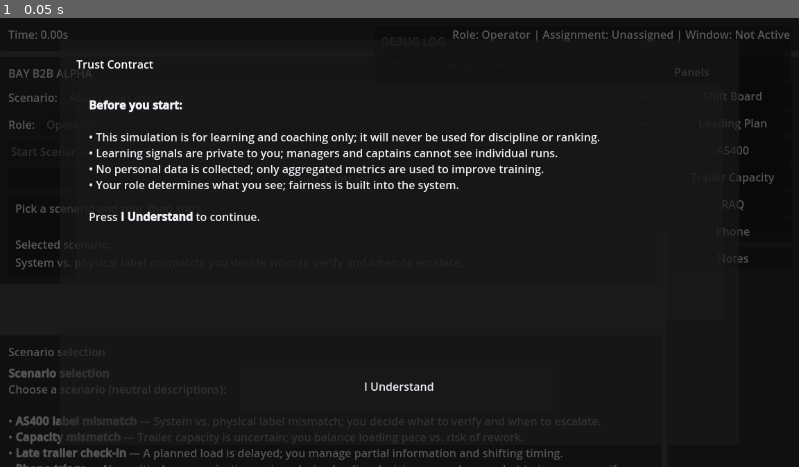
Above: before the commit, frame 1.
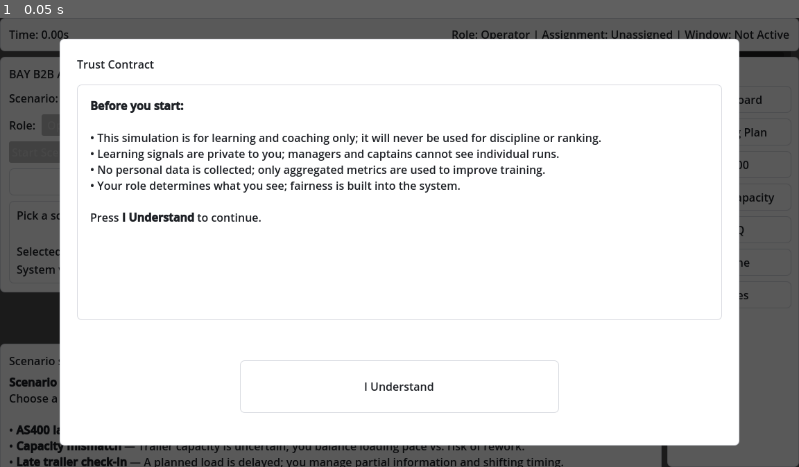
Above: after the commit, the same moment.

Repository: donotworryitisme-boop/wots-alpha
Game: Godot game, scene res://scenes/Main.tscn
Two runs of this game, one before a commit and one after it. Both use one fixed random seed, a clock stepped at 60 frames per second and the inputs below.
Inputs:
- Up to frame 1 (0.05 s): no input

The runs differ from the first frame. In frame 1, 96% of the frame differs, in the area x 0-100%, y 0-100%.

Commit message:
wots-bay-b2b-fancy-looking

Diff:
--- a/scripts/BayUI.gd
+++ b/scripts/BayUI.gd
@@ -96,6 +96,15 @@
 
 	if explain_toggle != null:
 		explain_toggle.toggled.connect(_on_explain_toggled)
+		_init_panel_nodes_and_buttons()
+
+	_set_setup_guidance()
+	_update_top_time(0.0)
+	_update_strip_text()
+
+	# Apply 1.3s delay and setup tooltips
+	ProjectSettings.set_setting("gui/timers/tooltip_delay_sec", 1.3)
+	_setup_tooltips()
 
 	_init_panel_nodes_and_buttons()
 
@@ -443,3 +452,18 @@
 			_session.call("panel_opened", name)
 		else:
 			_session.call("panel_closed", name)
+func _setup_tooltips() -> void:
+	if btn_shift_board != null:
+		btn_shift_board.tooltip_text = "Shift Board\nProvides staffing, breaks, and key tasks."
+	if btn_loading_plan != null:
+		btn_loading_plan.tooltip_text = "Loading Plan\nShows planned loads, priorities, and constraints."
+	if btn_as400 != null:
+		btn_as400.tooltip_text = "AS400\nSystem lookups and current status."
+	if btn_trailer_capacity != null:
+		btn_trailer_capacity.tooltip_text = "Trailer Capacity\nDisplays cube/weight and remaining space."
+	if btn_raq != null:
+		btn_raq.tooltip_text = "RAQ\nShows Requests, Adjustments, and Questions."
+	if btn_phone != null:
+		btn_phone.tooltip_text = "Phone\nIncoming calls and messages needing attention."
+	if btn_notes != null:
+		btn_notes.tooltip_text = "Notes\nScratchpad to jot down what you noticed."
--- a/ui/TrustContract.tscn
+++ b/ui/TrustContract.tscn
@@ -1,79 +1,88 @@
-[gd_scene load_steps=3 format=3]
+[gd_scene load_steps=3 format=3 uid="uid://boq1abrvkgbbw"]
 
-[ext_resource type="Script" path="res://scripts/TrustContract.gd" id="1"]
-[ext_resource type="Theme" path="res://ui/UITheme.tres" id="2"]
+[ext_resource type="Script" uid="uid://dbg8uk1qnu80w" path="res://scripts/TrustContract.gd" id="1"]
+[ext_resource type="Theme" uid="uid://cf64j1rmwrhb1" path="res://ui/UITheme.tres" id="2"]
 
 [node name="TrustContract" type="CanvasLayer"]
 layer = 10
 script = ExtResource("1")
 
 [node name="Dimmer" type="ColorRect" parent="."]
+anchors_preset = 15
 anchor_right = 1.0
 anchor_bottom = 1.0
-mouse_filter = 0
 color = Color(0, 0, 0, 0.65)
 
 [node name="Root" type="Control" parent="."]
+layout_mode = 3
+anchors_preset = 15
 anchor_right = 1.0
 anchor_bottom = 1.0
 mouse_filter = 2
 theme = ExtResource("2")
 
 [node name="Center" type="CenterContainer" parent="Root"]
+layout_mode = 0
 anchor_right = 1.0
 anchor_bottom = 1.0
 mouse_filter = 2
 
 [node name="Panel" type="PanelContainer" parent="Root/Center"]
 custom_minimum_size = Vector2(980, 560)
+layout_mode = 2
 mouse_filter = 2
 
 [node name="Margin" type="MarginContainer" parent="Root/Center/Panel"]
+layout_mode = 2
+mouse_filter = 2
 theme_override_constants/margin_left = 24
 theme_override_constants/margin_top = 24
 theme_override_constants/margin_right = 24
 theme_override_constants/margin_bottom = 24
-mouse_filter = 2
 
 [node name="VBox" type="VBoxContainer" parent="Root/Center/Panel/Margin"]
+layout_mode = 2
+mouse_filter = 2
 theme_override_constants/separation = 18
-mouse_filter = 2
 
 [node name="Title" type="Label" parent="Root/Center/Panel/Margin/VBox"]
+layout_mode = 2
+mouse_filter = 0
 text = "Trust Contract"
-mouse_filter = 0
 
 [node name="BodyPanel" type="PanelContainer" parent="Root/Center/Panel/Margin/VBox"]
 custom_minimum_size = Vector2(0, 340)
+layout_mode = 2
 size_flags_vertical = 3
 mouse_filter = 2
 
 [node name="BodyMargin" type="MarginContainer" parent="Root/Center/Panel/Margin/VBox/BodyPanel"]
+layout_mode = 2
+mouse_filter = 2
 theme_override_constants/margin_left = 18
 theme_override_constants/margin_top = 18
 theme_override_constants/margin_right = 18
 theme_override_constants/margin_bottom = 18
-mouse_filter = 2
 
 [node name="Body" type="RichTextLabel" parent="Root/Center/Panel/Margin/VBox/BodyPanel/BodyMargin"]
+layout_mode = 2
+size_flags_vertical = 3
 bbcode_enabled = true
-scroll_active = true
-size_flags_vertical = 3
-mouse_filter = 0
 
 [node name="Spacer" type="Control" parent="Root/Center/Panel/Margin/VBox"]
+layout_mode = 2
 size_flags_vertical = 3
-mouse_filter = 0
 
 [node name="ButtonCenter" type="CenterContainer" parent="Root/Center/Panel/Margin/VBox"]
 custom_minimum_size = Vector2(0, 120)
+layout_mode = 2
 mouse_filter = 2
 
 [node name="AcceptButton" type="Button" parent="Root/Center/Panel/Margin/VBox/ButtonCenter"]
 custom_minimum_size = Vector2(460, 76)
+layout_mode = 2
+mouse_filter = 2
+mouse_default_cursor_shape = 2
 text = "I Understand"
-mouse_filter = 2
-focus_mode = 2
-mouse_default_cursor_shape = 2
 
 [connection signal="pressed" from="Root/Center/Panel/Margin/VBox/ButtonCenter/AcceptButton" to="." method="_on_accept_pressed"]
--- a/ui/UITheme.tres
+++ b/ui/UITheme.tres
@@ -6,92 +6,105 @@
 border_width_top = 2
 border_width_right = 2
 border_width_bottom = 2
-border_color = Color(0.25, 0.75, 1, 1)
-corner_radius_top_left = 8
-corner_radius_top_right = 8
-corner_radius_bottom_right = 8
-corner_radius_bottom_left = 8
+border_color = Color(0, 0.51, 0.76, 1)
+corner_radius_top_left = 6
+corner_radius_top_right = 6
+corner_radius_bottom_right = 6
+corner_radius_bottom_left = 6
 
 [sub_resource type="StyleBoxFlat" id="StyleBoxFlat_ButtonHover"]
 content_margin_left = 16.0
 content_margin_top = 8.0
 content_margin_right = 16.0
 content_margin_bottom = 8.0
-bg_color = Color(0.12, 0.13, 0.15, 1)
+bg_color = Color(0.96, 0.96, 0.95, 1)
 border_width_left = 1
 border_width_top = 1
 border_width_right = 1
 border_width_bottom = 1
-border_color = Color(0.22, 0.24, 0.28, 1)
-corner_radius_top_left = 8
-corner_radius_top_right = 8
-corner_radius_bottom_right = 8
-corner_radius_bottom_left = 8
+border_color = Color(0.85, 0.86, 0.88, 1)
+corner_radius_top_left = 6
+corner_radius_top_right = 6
+corner_radius_bottom_right = 6
+corner_radius_bottom_left = 6
+
+[sub_resource type="StyleBoxFlat" id="StyleBoxFlat_ButtonNormal"]
+content_margin_left = 16.0
+content_margin_top = 8.0
+content_margin_right = 16.0
+content_margin_bottom = 8.0
+bg_color = Color(1, 1, 1, 1)
+border_width_left = 1
+border_width_top = 1
+border_width_right = 1
+border_width_bottom = 1
+border_color = Color(0.85, 0.86, 0.88, 1)
+corner_radius_top_left = 6
+corner_radius_top_right = 6
+corner_radius_bottom_right = 6
+corner_radius_bottom_left = 6
 
 [sub_resource type="StyleBoxFlat" id="StyleBoxFlat_ButtonPressed"]
 content_margin_left = 16.0
 content_margin_top = 8.0
 content_margin_right = 16.0
 content_margin_bottom = 8.0
-bg_color = Color(0.09, 0.1, 0.12, 1)
+bg_color = Color(0.92, 0.93, 0.94, 1)
 border_width_left = 1
 border_width_top = 1
 border_width_right = 1
 border_width_bottom = 1
-border_color = Color(0.22, 0.24, 0.28, 1)
-corner_radius_top_left = 8
-corner_radius_top_right = 8
-corner_radius_bottom_right = 8
-corner_radius_bottom_left = 8
+border_color = Color(0.85, 0.86, 0.88, 1)
+corner_radius_top_left = 6
+corner_radius_top_right = 6
+corner_radius_bottom_right = 6
+corner_radius_bottom_left = 6
 
-[sub_resource type="StyleBoxFlat" id="StyleBoxFlat_ButtonNormal"]
-content_margin_left = 16.0
-content_margin_top = 8.0
-content_margin_right = 16.0
-content_margin_bottom = 8.0
-bg_color = Color(0.1, 0.11, 0.13, 1)
+[sub_resource type="StyleBoxFlat" id="StyleBoxFlat_Surface"]
+bg_color = Color(1, 1, 1, 1)
 border_width_left = 1
 border_width_top = 1
 border_width_right = 1
 border_width_bottom = 1
-border_color = Color(0.22, 0.24, 0.28, 1)
-corner_radius_top_left = 8
-corner_radius_top_right = 8
-corner_radius_bottom_right = 8
-corner_radius_bottom_left = 8
-
-[sub_resource type="StyleBoxFlat" id="StyleBoxFlat_Surface"]
-bg_color = Color(0.1, 0.11, 0.13, 1)
-border_width_left = 1
-border_width_top = 1
-border_width_right = 1
-border_width_bottom = 1
-border_color = Color(0.22, 0.24, 0.28, 1)
-corner_radius_top_left = 8
-corner_radius_top_right = 8
-corner_radius_bottom_right = 8
-corner_radius_bottom_left = 8
+border_color = Color(0.85, 0.86, 0.88, 1)
+corner_radius_top_left = 6
+corner_radius_top_right = 6
+corner_radius_bottom_right = 6
+corner_radius_bottom_left = 6
 
 [resource]
-Button/colors/font_color = Color(0.94, 0.95, 0.97, 1)
+Button/colors/font_color = Color(0.12, 0.13, 0.15, 1)
+Button/colors/font_focus_color = Color(0.12, 0.13, 0.15, 1)
+Button/colors/font_hover_color = Color(0.12, 0.13, 0.15, 1)
+Button/colors/font_pressed_color = Color(0.12, 0.13, 0.15, 1)
 Button/font_sizes/font_size = 16
 Button/styles/focus = SubResource("StyleBoxFlat_FocusOutline")
 Button/styles/hover = SubResource("StyleBoxFlat_ButtonHover")
+Button/styles/normal = SubResource("StyleBoxFlat_ButtonNormal")
 Button/styles/pressed = SubResource("StyleBoxFlat_ButtonPressed")
-CheckButton/colors/font_color = Color(0.94, 0.95, 0.97, 1)
+CheckButton/colors/font_color = Color(0.12, 0.13, 0.15, 1)
+CheckButton/colors/font_focus_color = Color(0.12, 0.13, 0.15, 1)
+CheckButton/colors/font_hover_color = Color(0.12, 0.13, 0.15, 1)
+CheckButton/colors/font_pressed_color = Color(0.12, 0.13, 0.15, 1)
 CheckButton/font_sizes/font_size = 16
 CheckButton/styles/focus = SubResource("StyleBoxFlat_FocusOutline")
 CheckButton/styles/hover = SubResource("StyleBoxFlat_ButtonHover")
 CheckButton/styles/normal = SubResource("StyleBoxFlat_ButtonNormal")
 CheckButton/styles/pressed = SubResource("StyleBoxFlat_ButtonPressed")
-OptionButton/colors/font_color = Color(0.94, 0.95, 0.97, 1)
+Label/colors/font_color = Color(0.12, 0.13, 0.15, 1)
+Label/font_sizes/font_size = 16
+OptionButton/colors/font_color = Color(0.12, 0.13, 0.15, 1)
+OptionButton/colors/font_focus_color = Color(0.12, 0.13, 0.15, 1)
+OptionButton/colors/font_hover_color = Color(0.12, 0.13, 0.15, 1)
+OptionButton/colors/font_pressed_color = Color(0.12, 0.13, 0.15, 1)
 OptionButton/font_sizes/font_size = 16
 OptionButton/styles/focus = SubResource("StyleBoxFlat_FocusOutline")
 OptionButton/styles/hover = SubResource("StyleBoxFlat_ButtonHover")
 OptionButton/styles/normal = SubResource("StyleBoxFlat_ButtonNormal")
 OptionButton/styles/pressed = SubResource("StyleBoxFlat_ButtonPressed")
 Panel/styles/panel = SubResource("StyleBoxFlat_Surface")
-RichTextLabel/colors/default_color = Color(0.94, 0.95, 0.97, 1)
+PanelContainer/styles/panel = SubResource("StyleBoxFlat_Surface")
+RichTextLabel/colors/default_color = Color(0.12, 0.13, 0.15, 1)
 RichTextLabel/font_sizes/normal_font_size = 16
 Tree/constants/h_separation = 8
 Tree/constants/v_separation = 8
--- a/ui/ui_tokens.gd
+++ b/ui/ui_tokens.gd
@@ -1,27 +1,22 @@
 extends Node
 class_name UITokens
 
-# Execution 8.8.1 — UI Token Sheet (single source of truth)
-# NOTE: This is foundational. UI scenes should rely on the Theme + these constants.
 # Neutral naming; no gameplay implications.
+# Colors - ALIGNED WITH WOTS UI/UX COUNCIL (Light Industrial Theme)
+const COLOR_BG: Color = Color(0.96, 0.96, 0.95, 1.0)          # Warm light gray
+const COLOR_SURFACE: Color = Color(1.0, 1.0, 1.0, 1.0)        # Off-white / Pure white panels
+const COLOR_BORDER: Color = Color(0.85, 0.86, 0.88, 1.0)      # Soft divider lines
+const COLOR_TEXT_PRIMARY: Color = Color(0.12, 0.13, 0.15, 1.0)# Near black
+const COLOR_TEXT_META: Color = Color(0.45, 0.48, 0.52, 1.0)   # Muted gray
+const COLOR_ACCENT_BLUE: Color = Color(0.0, 0.51, 0.76, 1.0)  # Decathlon Blue (#0082C3)
 
-# Colors
-const COLOR_BG: Color = Color(0.06, 0.07, 0.08, 1.0)
-const COLOR_SURFACE: Color = Color(0.10, 0.11, 0.13, 1.0)
-const COLOR_BORDER: Color = Color(0.22, 0.24, 0.28, 1.0)
-const COLOR_TEXT_PRIMARY: Color = Color(0.94, 0.95, 0.97, 1.0)
-const COLOR_TEXT_META: Color = Color(0.70, 0.73, 0.78, 1.0)
-const COLOR_ACCENT_BLUE: Color = Color(0.25, 0.75, 1.00, 1.0)
-
-# Spacing / radii
+# Spacing / radii (Strict 8px Grid)
 const SPACING_8: int = 8
 const SPACING_16: int = 16
 const SPACING_24: int = 24
-const RADIUS: int = 8
+const RADIUS: int = 6 # Slightly tighter radius for a more professional/industrial feel
 
-# Fonts (Godot built-in default font family)
-# We keep this as a lightweight token sheet without introducing new font assets.
-# Sizes are applied in UITheme.tres.
+# Fonts
 const FONT_BODY_SIZE: int = 16
 const FONT_BODY_MEDIUM_SIZE: int = 16
 const FONT_META_SIZE: int = 13
